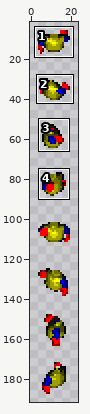
Two states of a sprite sheet, graphics/chars/bodies/base/upper_idle_handgun_24x24.png. Above, an overview of the earlier version with the close-up marked.
Close-up. Before the edit:
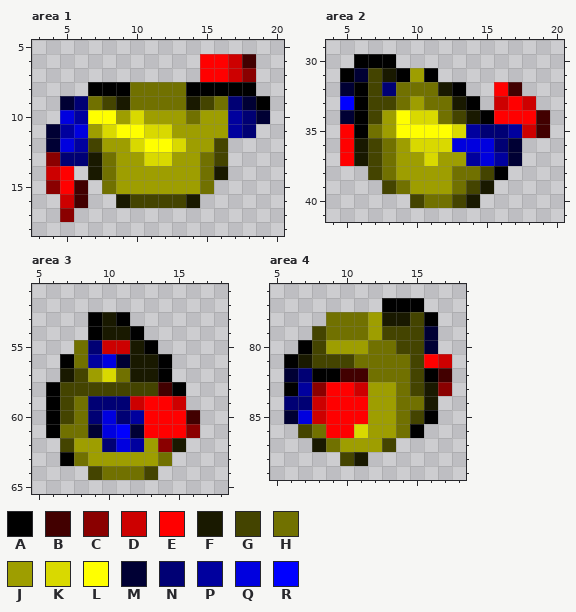
The file is 24x192 pixels. Colours within 5 levels of each other are drawn and written as one. Shown: area 1: x 3..20, y 5..18; area 2: x 4..20, y 29..41; area 3: x 5..18, y 51..65; area 4: x 5..18, y 76..89. The wide view leaves out empty margins. The commit also changed other parts of the picture, which this record leaves out.
Palette (. is transparent): A #000000  B #420000  C #8a0000  D #cd0000  E #ff0000  F #191900  G #444400  H #717100  J #9e9e00  K #d9d900  L #ffff00  M #000034  N #000074  P #00009e  Q #0000df  R #0000ff
Pixels before, area 1, first column x 4:
 6 ...........EEDB.
 7 ...........EEDC.
 8 ...AAAHHHHAAAAA.
 9 .MNHGFHHHHFGHNMA
10 .QPLLJKJJJHJJPNM
11 MPQJKLLKKJJJJPN.
12 MQPGJJKLLKJJG...
13 CNNFHJJKKJJHG...
14 DE.FHJJJJJJHF...
15 CEB.HJJJJJJH....
16 .DB..FGGGGF.....
17 .C..............
Pixels before, area 2, first column x 5:
30 .AAA...........
31 AMGFAJA........
32 MAGNHHHFA..EB..
33 RAGGHJHHFA.DED.
34 MAGJLKKHGFAEEEB
35 EAHJLLLLKPNNPDB
36 EFGHJKKKQQQNM..
37 EFGHJJKJJPQPM..
38 ..GHJJJJHHGA...
39 ...GHJJJHGF....
40 .....GHHGF.....
Pixels before, area 3, first column x 6:
53 ...AFA.....
54 ...AFFA....
55 ..HNDDFA...
56 .AHPQMFFA..
57 .FGJKHFFA..
58 AGGGGGGGBA.
59 AGHNNNDEED.
60 AGHNQNPEEEB
61 AHHMQRMEEEC
62 .GJJNQPJCF.
63 .AHJJJJJH..
64 ...GHHHG...
Pixels before, area 4, first column x 6:
77 .......AAA..
78 ...HHHJFFGA.
79 ..GHHHJGGGM.
80 .AGJJJHHGGM.
81 AFGGGHHHHGED
82 MNAABBHHHGAB
83 APCEEDJJHGFC
84 NNDEEEJJHHF.
85 MQDEEEJJHGA.
86 .GHEEKJJHA..
87 ..FHJJJG....
88 ....GF......
New version:
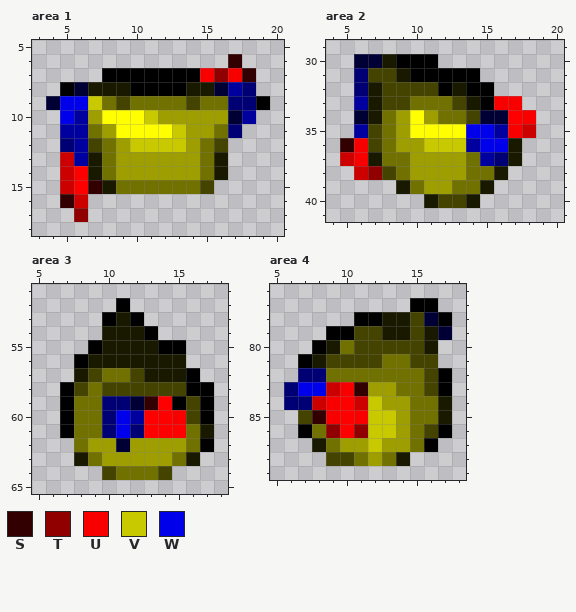
Colours new in this view: S #320000  T #900000  U #f80000  V #c9c900  W #0000eb
Diff:
Changed rows in their new state; - is an unchanged pixel.
Area 1:
first column x 4:
 6 -----------..S.-
 7 ----AAAAAAAUTUS-
 8 -AMFFFAAAAFFMPN-
 9 MWWVHG----GH--N-
10 -W-J-LLV--J--MP.
11 .-PHJ--LLV--HN.-
12 .N--H-VVVV-H----
13 .DP----JJ---F---
14 .DE-------------
15 .DESFHHHHHHG----
16 -SD--......-----
17 -.T-------------
Area 2:
first column x 5:
30 -MMFAAA--------
31 .N-GFA-AAA-----
32 .NFGGGGAFAA..--
33 .PF-GH--GFAUU.-
34 .MFHJLJ-HGMM-U.
35 .PGHJ---LWWPU-.
36 SU---JVVVPWWF--
37 DUF-H-J--HPNF--
38 -DTGH---J-HF---
39 ---.FH---H-----
40 -----.FG-------
Area 3:
first column x 6:
52 -----A------
53 ---.AFA-----
54 ---.--FA----
55 --.AFF-FAA--
56 -.AFFF--FF--
57 -.FGH-G-FFA-
58 .A-H----GGAA
59 .A-H--MS-AGA
60 .A-HNW---UGA
61 .A-HNWN---HF
62 -.H-JMJ-JJHA
63 -.FH----JHF-
64 ---.G--HG---
Area 4:
first column x 6:
77 -------..-A-
78 ---..AA---MA
79 --.AAGGFF-FM
80 -.AFHGGG--F-
81 .AF--GG---G.
82 .-NHHH---HGA
83 NWWDUS---HGA
84 ---U-DV-J-HF
85 .GSU-UVVJHHF
86 -A-T-TVVJHGA
87 ------VJJHA-
88 ---G-HJHF---
Where, in picture pixels (left, top, right, bottom), the same in both close-ups:
changed: (46, 54, 270, 222)
changed: (340, 54, 550, 208)
changed: (46, 298, 214, 480)
changed: (284, 298, 452, 466)
